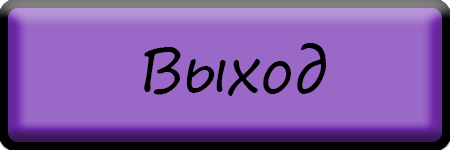
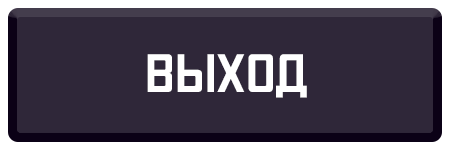
The second (450, 150) image is a revision of the first. Changes to its layers:
painted on "Выход" over [144, 43, 326, 98]
